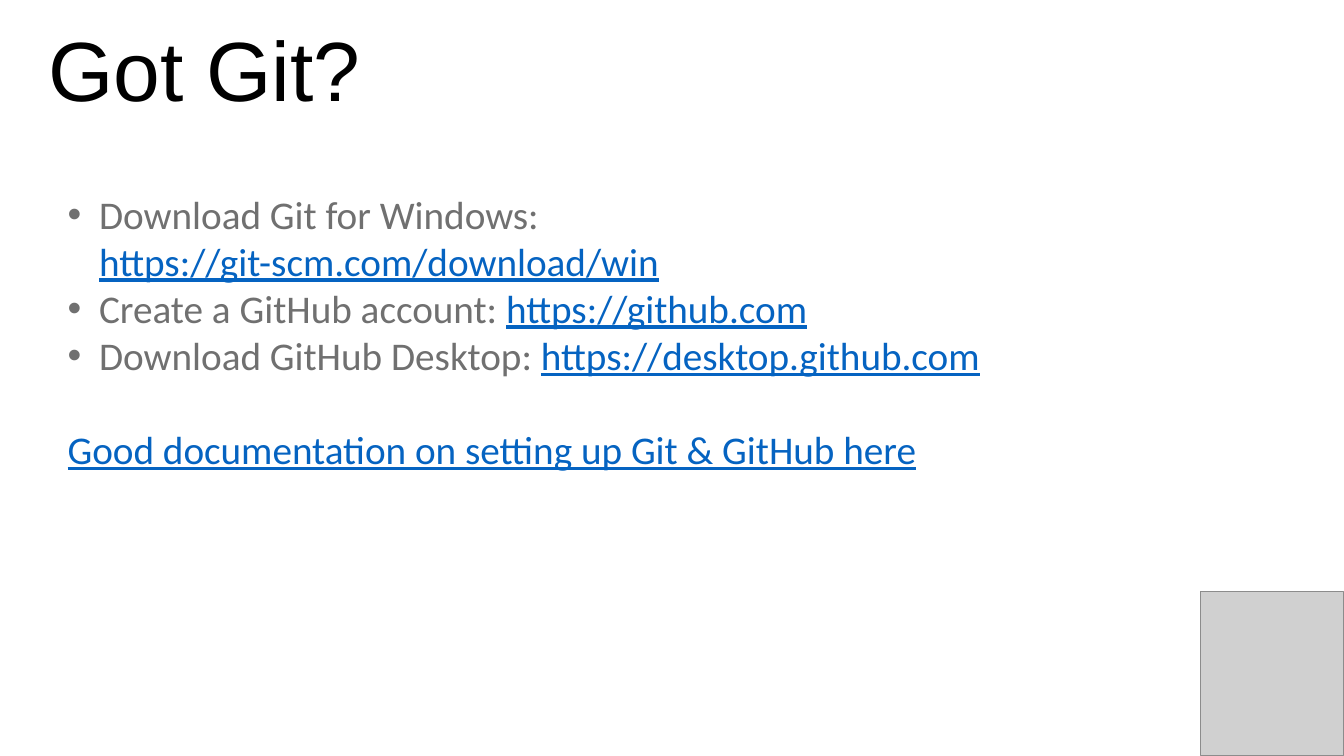
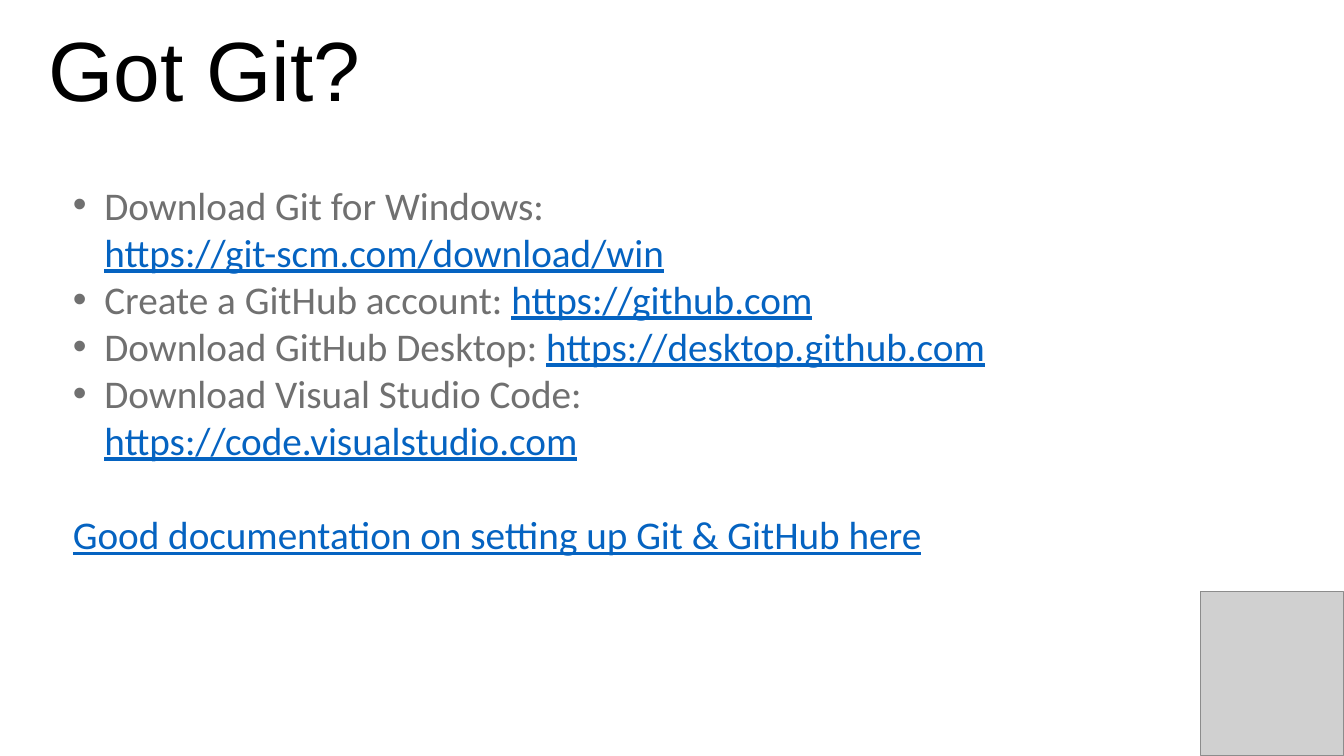
Before and after one commit to stringfestdata/aina-foundations-of-analytics, a slide deck: slide 51 of aina-foundations-of-analytics.pptx. Drawn at 1344x756 pixels with LibreOffice and Linux fonts; fonts in the diff are those of the drawing; grey boxes stand for pictures. Boxes give left, top, right and bottom in pixels: in the first picture for what was removed or moved away, otherwise in the second. Text is boxed around its words. In the diff, an @@ line names an element or a change of style, - is before the commit and + after.

```diff
--- a/aina-foundations-of-analytics.pptx
+++ b/aina-foundations-of-analytics.pptx
@@ text "Download Git for Windows: https://git-scm.com/download/win": place and size @@
-text "Download Git for Windows: https://git-scm.com/download/win" at <box>68,202,980,471</box>
+text "Download Git for Windows: https://git-scm.com/download/win" at <box>73,193,985,556</box>
@@ text at <box>104,381,582,462</box>: paragraph added @@
+• Download Visual Studio Code: https://code.visualstudio.com
```
